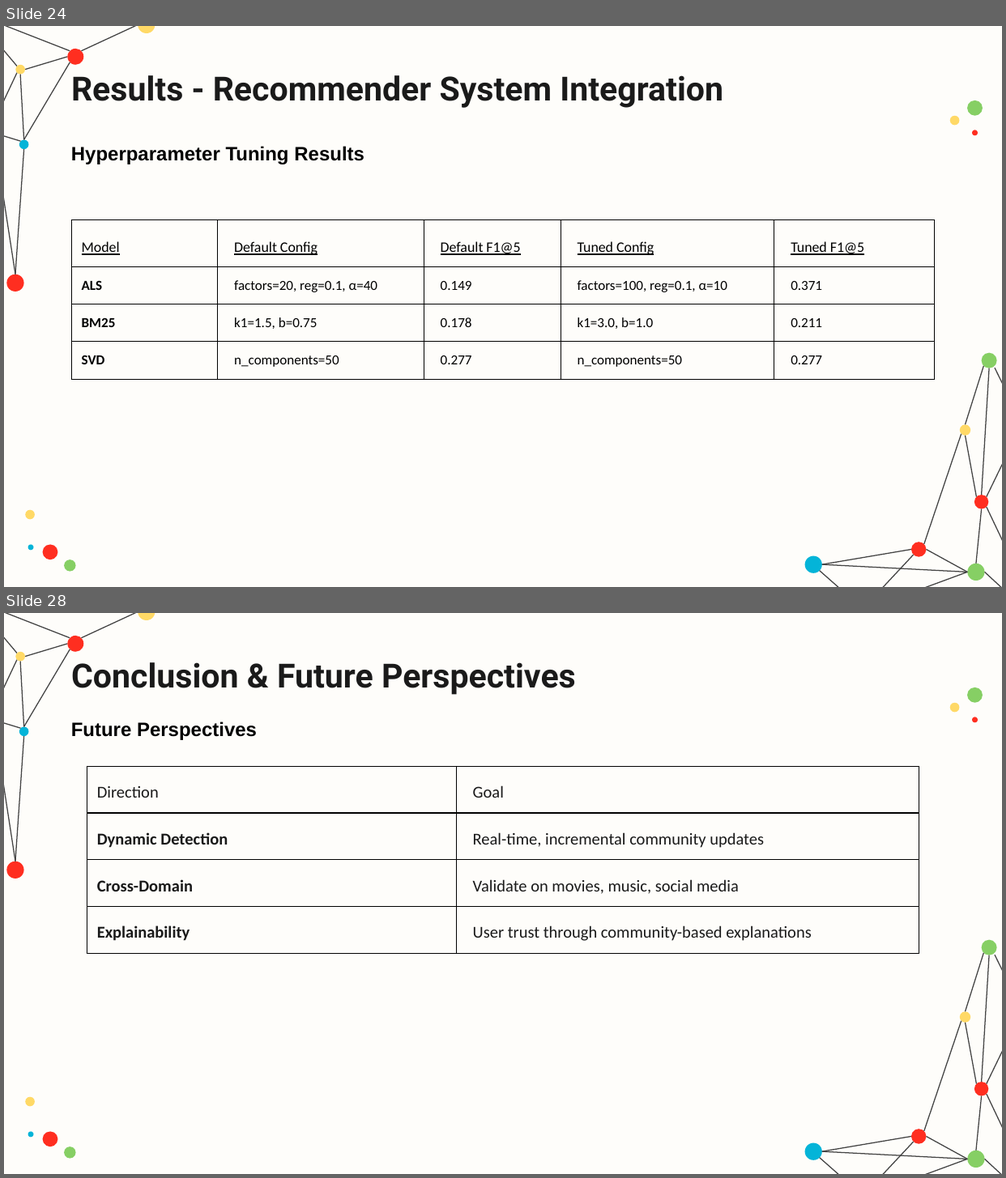
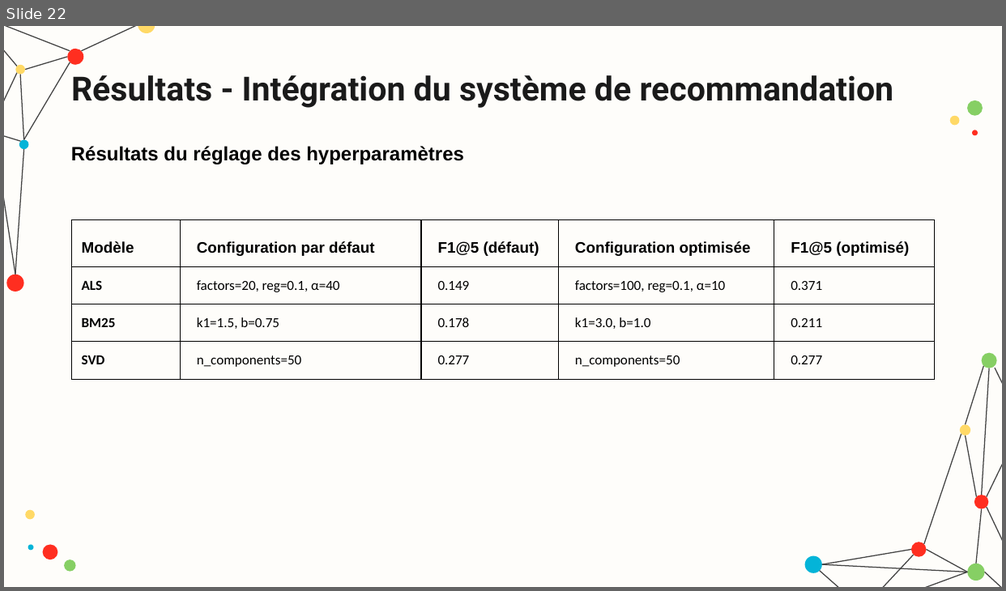
Before and after one commit to hamzamdn077/Master-Project, a slide deck: presentation.pptx. Shown one above the other, each under a label of ours: slides 24 and 28 before the commit, slide 22 after it; the slides between them are not shown. The pictures are 1006x1178 and 1006x591 pixels, drawn with LibreOffice and Linux fonts; fonts in the diff are those of the drawing. Boxes give left, top, right and bottom in pixels: in the first picture for what was removed or moved away, otherwise in the second. Text is boxed around its words. In the diff, an @@ line names an element or a change of style, - is before the commit and + after.

```diff
--- a/presentation.pptx
+++ b/presentation.pptx
@@ slide 28 removed at [4, 613, 1002, 1174], background #FEFDFA; not listed: 43 template elements that a slide beside it also shows @@
@@ title removed at [71, 662, 576, 695] @@
-Conclusion & Future Perspectives
@@ text removed at [71, 722, 257, 740] @@
-Future Perspectives
@@ table removed at [87, 767, 919, 944], 4 rows, 2 columns @@
-Direction | Goal
-Dynamic Detection | Real-time, incremental community updates
-Cross-Domain | Validate on movies, music, social media
-Explainability | User trust through community-based explanations
@@ what was slide 24 is now slide 22 @@
@@ slide 22 changed as well @@
@@ title at [71, 75, 894, 108]: text changed @@
-Results - Recommender System Integration
+Résultats - Intégration du système de recommandation
@@ text at [71, 146, 464, 165]: text changed @@
-Hyperparameter Tuning Results
+Résultats du réglage des hyperparamètres
@@ table at [72, 220, 935, 378] @@
-row 1: Model | Default Config | Default F1@5 | Tuned Config | Tuned F1@5
+row 1: Modèle | Configuration par défaut | F1@5 (défaut) | Configuration optimisée | F1@5 (optimisé)
```
Also in this commit, not shown: 8 other slides changed, 18 slides added, 19 other slides removed, 2 other files.
